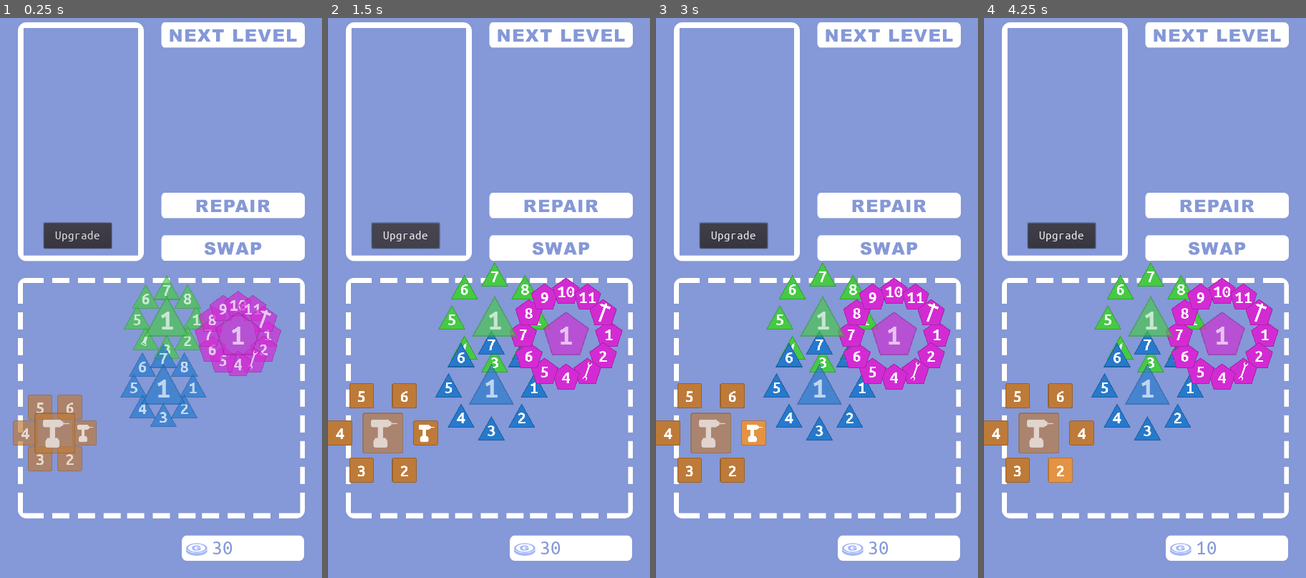
Above: before the commit, frames 1-4 (left to right).
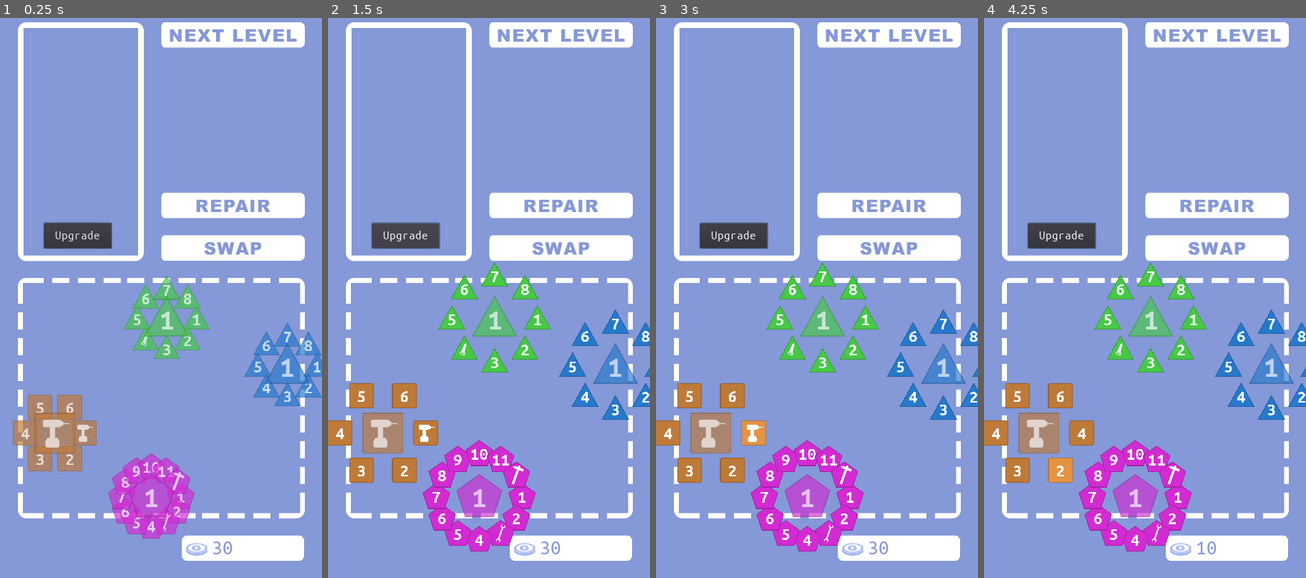
Above: after the commit, the same moments.

Repository: matzebond/DiceRepair
Game: Godot game, scene res://scenes/screens/RootNode.tscn
Same seed, same stepped clock (60 frames per second), same inputs: the game is played once before the commit and once after it.
Inputs (mouse positions are in pixels of both pictures, inside the frame that each line leads up to):
- Up to frame 1 (0.25 s): no input
- Up to frame 2 (1.5 s): click "Upgrade" at 0.5 s; click "Upgrade" at 1.25 s
- Up to frame 3 (3 s): click "Upgrade" at 2 s; tap Enter (ui_accept) at 2.75 s; drag from (752, 432) to (817, 398) at 2.77 s
- Up to frame 4 (4.25 s): tap Enter (ui_accept) at 3.5 s; drag from (1061, 471) to (1145, 398) at 3.52 s

The runs differ from the first frame. In frame 1, 9.4% of the frame differs, in the area x 33-100%, y 48-93%; in frame 2, 11%, in the area x 29-100%, y 46-96%; in frame 3, 11%; in frame 4, 11%.

Commit message:
Increased min_dst in UpgradeScript

Diff:
--- a/scenes/screens/UpgradeScript.gd
+++ b/scenes/screens/UpgradeScript.gd
@@ -1,7 +1,7 @@
 extends Node2D
 const Die = preload("res://scenes/die/Die.tscn")
 
-const DICE_MIN_DST = 120
+const DICE_MIN_DST = 250
 
 signal money_changed(money)
 
